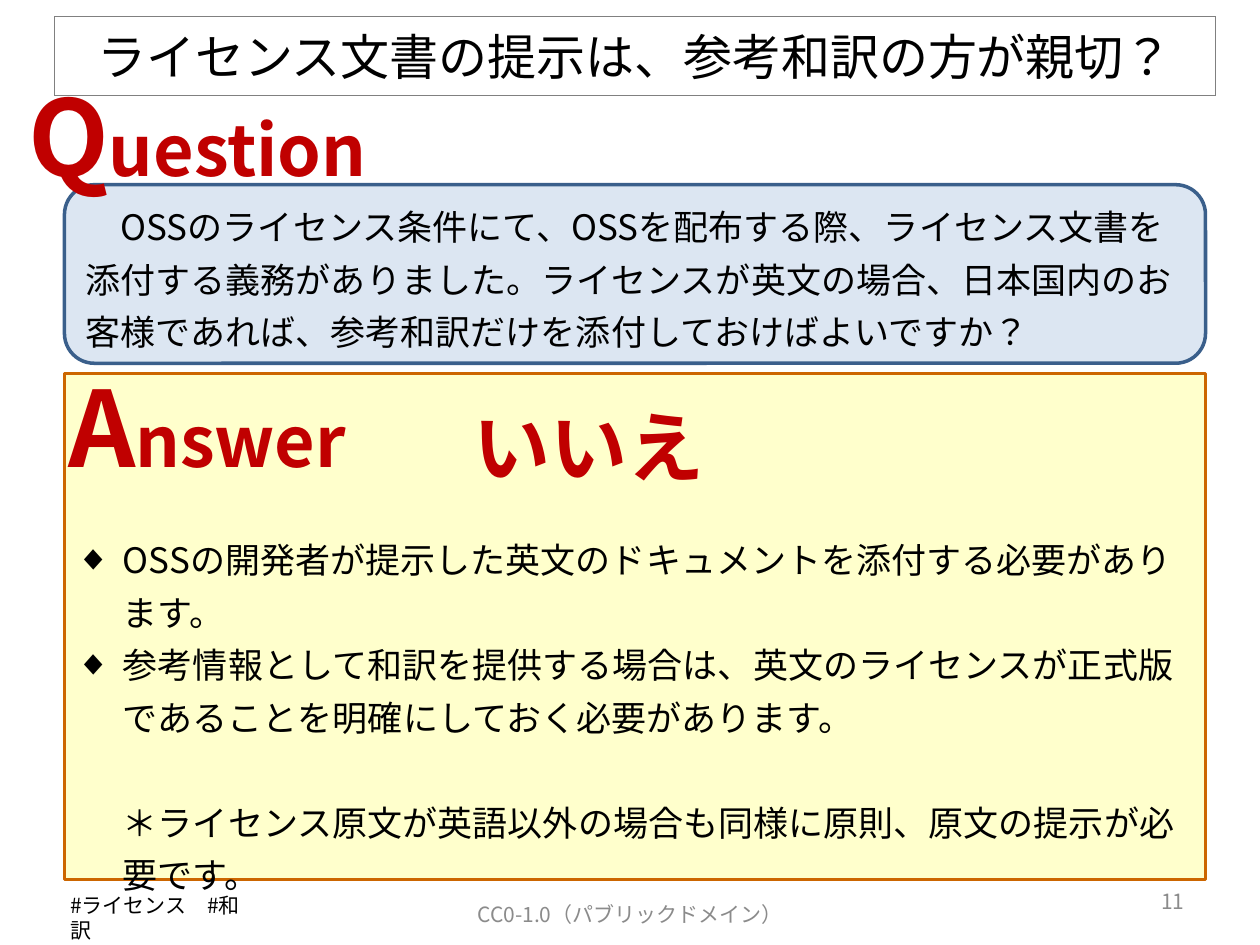
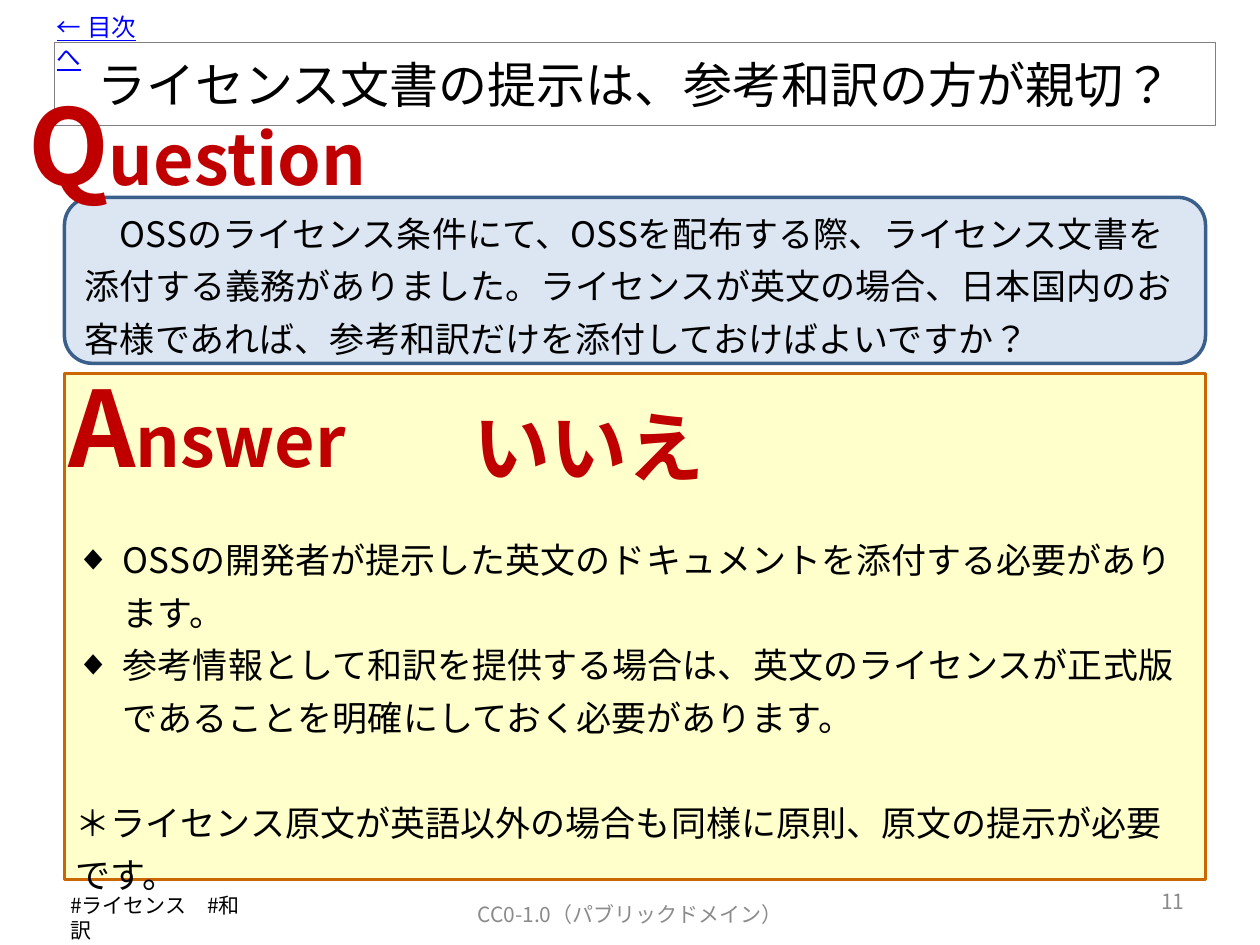
Before and after one commit to OpenChain-Project/OpenChain-JWG, a slide deck: slide 12 of Education_Material/FAQ/OSSライセンス関連でよくある誤解_CC0.pptx. Drawn at 1260x945 pixels with LibreOffice and Linux fonts; fonts in the diff are those of the drawing. Boxes give left, top, right and bottom in pixels: in the first picture for what was removed or moved away, otherwise in the second. Text is boxed around its words. In the diff, an @@ line names an element or a change of style, - is before the commit and + after.

Commit message:
V7.1に更新します。
目次から各スライドへリンクを付けました。

```diff
--- a/Education_Material/FAQ/OSSライセンス関連でよくある誤解_CC0.pptx
+++ b/Education_Material/FAQ/OSSライセンス関連でよくある誤解_CC0.pptx
@@ text added at box(57, 15, 136, 71), 14 pt, text #0000FF, underline @@
+← 目次へ
@@ title "ライセンス文書の提示は、参考和訳の方が親切？": place and size @@
-title "ライセンス文書の提示は、参考和訳の方が親切？" at box(54, 16, 1215, 96)
+title "ライセンス文書の提示は、参考和訳の方が親切？" at box(54, 43, 1215, 125)
@@ text "Question": place and size @@
-text "Question" at box(15, 66, 402, 205)
+text "Question" at box(15, 74, 402, 214)
@@ rounded rectangle "OSSのライセンス条件にて、OSSを配布する際、ライセンス文書を添付する義務がありました。ライセンスが英文の場合、日本国 ...": place and size @@
-rounded rectangle "OSSのライセンス条件にて、OSSを配布する際、ライセンス文書を添付する義務がありました。ライセンスが英文の場合、日本国 ..." at box(64, 185, 1206, 364)
+rounded rectangle "OSSのライセンス条件にて、OSSを配布する際、ライセンス文書を添付する義務がありました。ライセンスが英文の場合、日本国 ..." at box(64, 198, 1206, 364)
@@ text at box(76, 648, 1173, 898): text changed @@
-◆ 参考情報として和訳を提供する場合は、英文のライセンスが正式版であることを明確にしておく必要があります。
-  ＊ライセンス原文が英語以外の場合も同様に原則、原文の提示が必要です。
+◆ 参考情報として和訳を提供する場合は、英文のライセンスが正式版であることを明確にしておく必要があります。
+＊ライセンス原文が英語以外の場合も同様に原則、原文の提示が必要です。
```
Also in this commit, not shown: 57 other slides changed.
